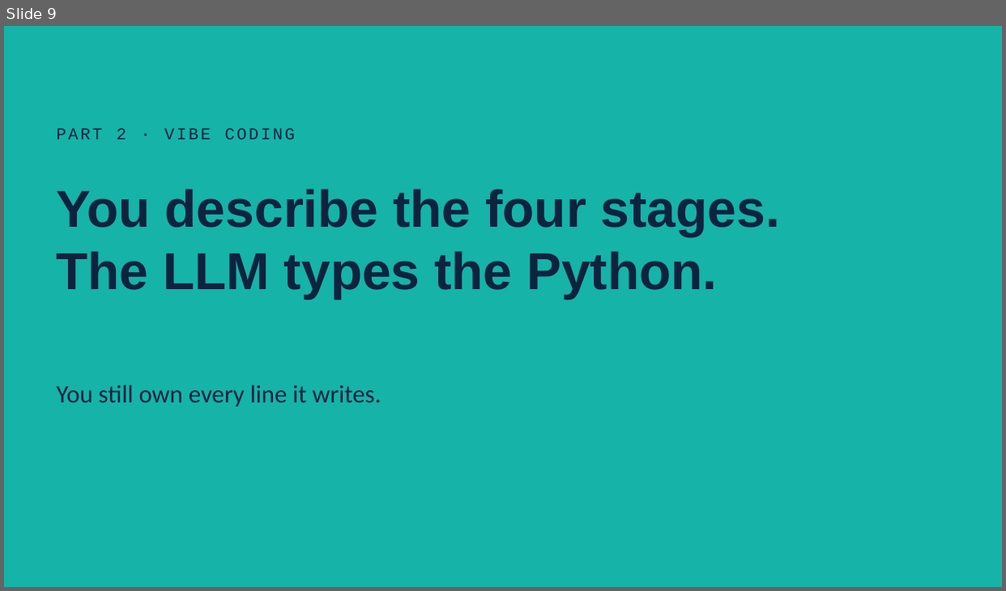
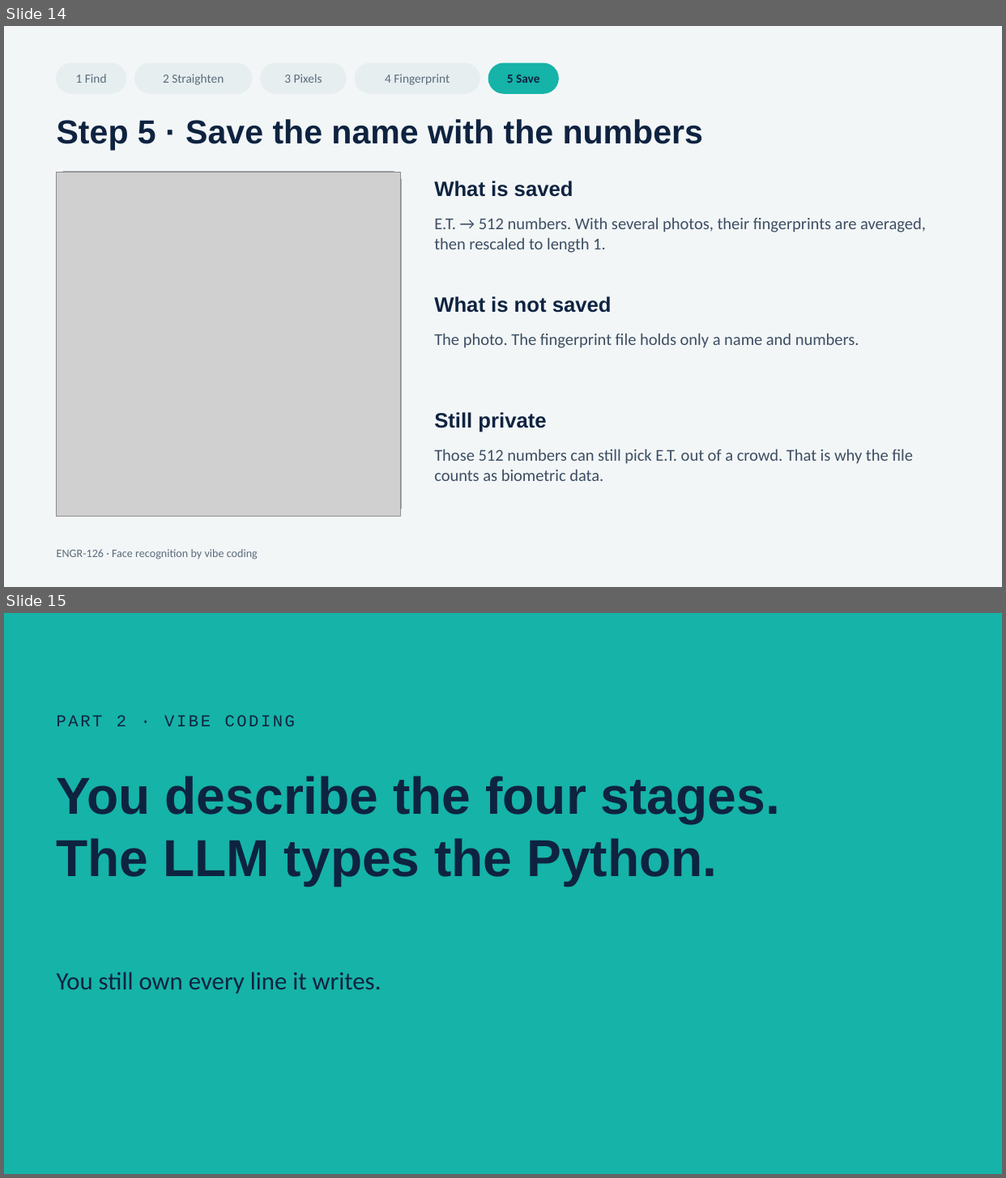
Before and after one commit to ET-Phone-Home-AI/ET-Phone-Home-AI, a slide deck: Face_Recognition_Vibe_Coding.pptx. Shown one above the other, each under a label of ours: slide 9 before the commit, slides 14 and 15 after it. The pictures are 1006x591 and 1006x1178 pixels, drawn with LibreOffice and Linux fonts; fonts in the diff are those of the drawing; grey boxes stand for pictures. Boxes give left, top, right and bottom in pixels: in the first picture for what was removed or moved away, otherwise in the second. Text is boxed around its words. In the diff, an @@ line names an element or a change of style, - is before the commit and + after.

```diff
--- a/Face_Recognition_Vibe_Coding.pptx
+++ b/Face_Recognition_Vibe_Coding.pptx
@@ slide 14 added at (x1=4, y1=26, x2=1002, y2=587), background #F3F6F7 @@
@@ rounded rectangle added at (x1=57, y1=63, x2=126, y2=93), fill #E6EEF0, outline #E6EEF0 1 pt @@
@@ text added at (x1=76, y1=74, x2=107, y2=83), 12 pt, text #5B6B7C @@
+1 Find
@@ rounded rectangle added at (x1=135, y1=63, x2=252, y2=93), fill #E6EEF0, outline #E6EEF0 1 pt @@
@@ text added at (x1=163, y1=74, x2=224, y2=85), 12 pt, text #5B6B7C @@
+2 Straighten
@@ rounded rectangle added at (x1=261, y1=63, x2=346, y2=93), fill #E6EEF0, outline #E6EEF0 1 pt @@
@@ text added at (x1=284, y1=74, x2=322, y2=83), 12 pt, text #5B6B7C @@
+3 Pixels
@@ rounded rectangle added at (x1=355, y1=63, x2=480, y2=93), fill #E6EEF0, outline #E6EEF0 1 pt @@
@@ text added at (x1=385, y1=74, x2=450, y2=85), 12 pt, text #5B6B7C @@
+4 Fingerprint
@@ rounded rectangle added at (x1=488, y1=63, x2=558, y2=93), fill #16B3A8, outline #16B3A8 1 pt @@
@@ text added at (x1=507, y1=75, x2=540, y2=83), 12 pt, text #0E2340, bold @@
+5 Save
@@ text added at (x1=57, y1=119, x2=703, y2=151), 32 pt, text #0E2340, bold @@
+Step 5 · Save the name with the numbers
@@ rounded rectangle added at (x1=57, y1=172, x2=401, y2=516), fill #0D1B34, outline #0D1B34 1 pt @@
@@ picture added at (x1=57, y1=172, x2=401, y2=516) @@
@@ text added at (x1=434, y1=181, x2=573, y2=197), 20 pt, text #0E2340, bold @@
+What is saved
@@ text added at (x1=434, y1=217, x2=926, y2=253), 16 pt, text #3D4F63 @@
+E.T. → 512 numbers. With several photos, their fingerprints are averaged, then rescaled to length 1.
@@ text added at (x1=434, y1=297, x2=612, y2=313), 20 pt, text #0E2340, bold @@
+What is not saved
@@ text added at (x1=434, y1=333, x2=859, y2=348), 16 pt, text #3D4F63 @@
+The photo. The fingerprint file holds only a name and numbers.
@@ text added at (x1=434, y1=412, x2=546, y2=433), 20 pt, text #0E2340, bold @@
+Still private
@@ text added at (x1=434, y1=449, x2=913, y2=481), 16 pt, text #3D4F63 @@
+Those 512 numbers can still pick E.T. out of a crowd. That is why the file counts as biometric data.
@@ text added at (x1=57, y1=549, x2=258, y2=560), 11 pt, text #5B6B7C @@
+ENGR-126 · Face recognition by vibe coding
@@ what was slide 9 is now slide 15 @@
```
Also in this commit, not shown: 5 other slides added.
